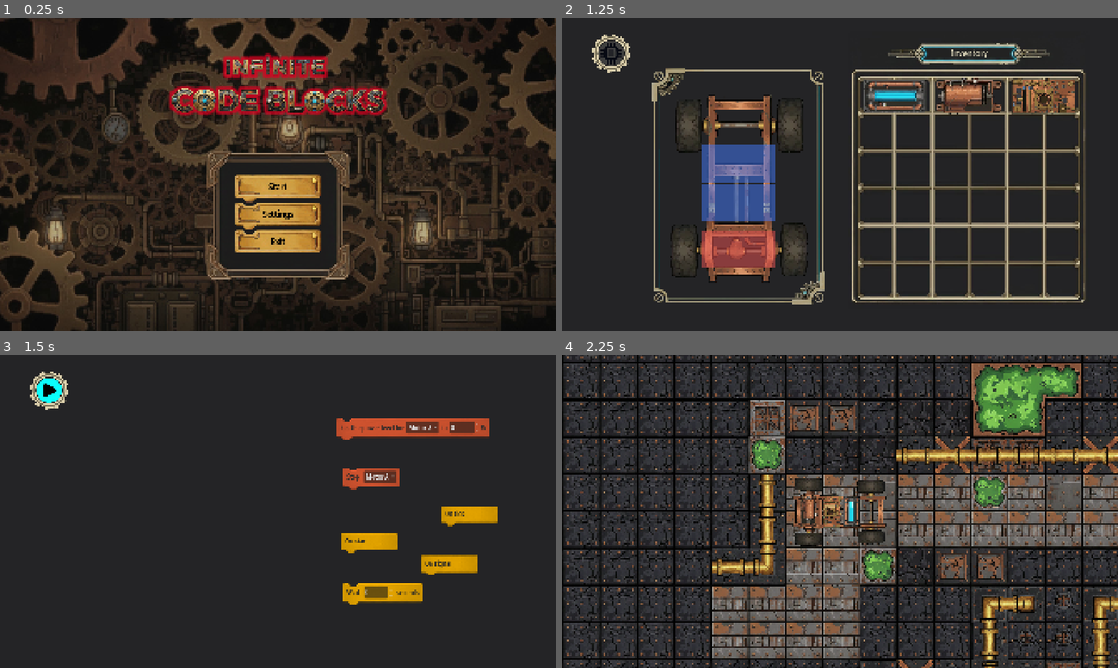
Above: before the commit, frames 1-4 (two rows, left to right).
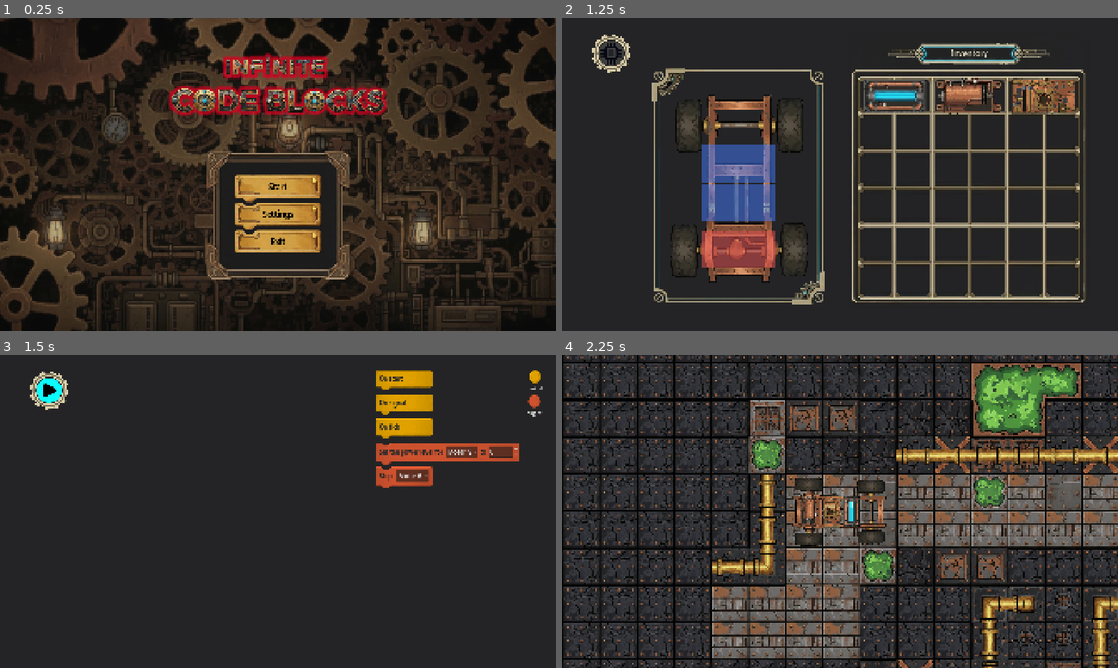
Above: after the commit, the same moments.

Repository: meerkat-io/cyberverse
Game: Godot game, scene res://scenes/Ui/game_menu.tscn
Same seed, same stepped clock (60 frames per second), same inputs: the game is played once before the commit and once after it.
Inputs (mouse positions are in pixels of both pictures, inside the frame that each line leads up to):
- Up to frame 1 (0.25 s): no input
- Up to frame 2 (1.25 s): click "Start" at 0.5 s
- Up to frame 3 (1.5 s): click (50, 389) at 1.25 s
- Up to frame 4 (2.25 s): click (612, 389) at 2 s

Frames 1-2 are identical in both runs. In frame 3, 8.0% of the frame differs, in the area x 60-98%, y 4-80%; in frame 4, nothing differs.

Commit message:
refactor blocks

Diff:
--- /dev/null
+++ b/code_blocks/scenes/blocks/category.tscn
@@ -0,0 +1,28 @@
+[gd_scene format=3 uid="uid://bbmf7mvsntti3"]
+
+[ext_resource type="Script" uid="uid://cgm8g20vtsfjd" path="res://code_blocks/scripts/category.gd" id="1_ad0tf"]
+[ext_resource type="Texture2D" uid="uid://bs3q3k8lgkx51" path="res://code_blocks/assets/level_1/category.png" id="1_egih1"]
+
+[node name="Category" type="Control" unique_id=274365342]
+custom_minimum_size = Vector2(50, 77)
+layout_mode = 3
+anchors_preset = 0
+script = ExtResource("1_ad0tf")
+metadata/_edit_horizontal_guides_ = [77.0]
+
+[node name="VBoxContainer" type="VBoxContainer" parent="." unique_id=904202091]
+layout_mode = 0
+offset_right = 40.0
+offset_bottom = 40.0
+
+[node name="TextureRect" type="TextureRect" parent="VBoxContainer" unique_id=1444636428]
+custom_minimum_size = Vector2(50, 50)
+layout_mode = 2
+size_flags_horizontal = 4
+size_flags_vertical = 4
+texture = ExtResource("1_egih1")
+
+[node name="Label" type="Label" parent="VBoxContainer" unique_id=1737744190]
+custom_minimum_size = Vector2(50, 0)
+layout_mode = 2
+size_flags_horizontal = 4
--- a/code_blocks/scenes/blocks/control/wait.tscn
+++ b/code_blocks/scenes/blocks/control/wait.tscn
@@ -1,12 +1,14 @@
-[gd_scene load_steps=2 format=3 uid="uid://dpbpdvr6smrh"]
+[gd_scene format=3 uid="uid://dpbpdvr6smrh"]
 
 [ext_resource type="PackedScene" uid="uid://b80j8ho2cx8ad" path="res://code_blocks/scenes/ui/statement_block.tscn" id="1_4vfj3"]
 
-[node name="Wait" type="Node2D"]
+[node name="Wait" type="MarginContainer" unique_id=332669901]
+offset_right = 200.0
+offset_bottom = 75.0
 
-[node name="StatementBlock" parent="." instance=ExtResource("1_4vfj3")]
+[node name="StatementBlock" parent="." unique_id=1746865113 instance=ExtResource("1_4vfj3")]
+layout_mode = 2
 display_template = "Wait  {secnods:int(min:0, max:999)} seconds"
 data_source = Dictionary[String, String]({
 "motor": "motor_list"
 })
-tint = Color(1, 0.7176471, 0, 1)
--- a/code_blocks/scenes/blocks/engine/set_power.tscn
+++ b/code_blocks/scenes/blocks/engine/set_power.tscn
@@ -1,12 +1,14 @@
-[gd_scene load_steps=2 format=3 uid="uid://74m1mwt8ys4k"]
+[gd_scene format=3 uid="uid://74m1mwt8ys4k"]
 
 [ext_resource type="PackedScene" uid="uid://b80j8ho2cx8ad" path="res://code_blocks/scenes/ui/statement_block.tscn" id="1_igsmc"]
 
-[node name="SetPower" type="Node2D"]
+[node name="SetPower" type="MarginContainer" unique_id=410852968]
+offset_right = 200.0
+offset_bottom = 75.0
 
-[node name="StatementBlock" parent="." instance=ExtResource("1_igsmc")]
+[node name="StatementBlock" parent="." unique_id=1003787696 instance=ExtResource("1_igsmc")]
+layout_mode = 2
 display_template = "Set the power level for {motor:list} to {power:int(min:0, max:100)}%"
 data_source = Dictionary[String, String]({
 "motor": "motor_list"
 })
-tint = Color(0.9137255, 0.3647059, 0.20784314, 1)
--- a/code_blocks/scenes/blocks/engine/stop_motor.tscn
+++ b/code_blocks/scenes/blocks/engine/stop_motor.tscn
@@ -1,12 +1,14 @@
-[gd_scene load_steps=2 format=3 uid="uid://br4ecxlwwavx4"]
+[gd_scene format=3 uid="uid://br4ecxlwwavx4"]
 
 [ext_resource type="PackedScene" uid="uid://b80j8ho2cx8ad" path="res://code_blocks/scenes/ui/statement_block.tscn" id="1_3xt12"]
 
-[node name="StopMotor" type="Node2D"]
+[node name="StopMotor" type="MarginContainer" unique_id=1233118595]
+offset_right = 200.0
+offset_bottom = 75.0
 
-[node name="StatementBlock" parent="." instance=ExtResource("1_3xt12")]
+[node name="StatementBlock" parent="." unique_id=1708261477 instance=ExtResource("1_3xt12")]
+layout_mode = 2
 display_template = "Stop  {motor:list}"
 data_source = Dictionary[String, String]({
 "motor": "motor_list"
 })
-tint = Color(0.9137255, 0.3647059, 0.20784314, 1)
--- a/code_blocks/scenes/blocks/entry/on_signal.tscn
+++ b/code_blocks/scenes/blocks/entry/on_signal.tscn
@@ -1,9 +1,12 @@
-[gd_scene load_steps=2 format=3 uid="uid://celnrbbcky4r4"]
+[gd_scene format=3 uid="uid://celnrbbcky4r4"]
 
 [ext_resource type="PackedScene" uid="uid://bcujl2yb3y5s2" path="res://code_blocks/scenes/ui/entry_block.tscn" id="1_y3rp1"]
 
-[node name="OnSignal" type="Node2D"]
+[node name="OnSignal" type="MarginContainer" unique_id=1878263891]
+offset_right = 200.0
+offset_bottom = 75.0
 
-[node name="EntryBlock" parent="." instance=ExtResource("1_y3rp1")]
+[node name="EntryBlock" parent="." unique_id=2121774069 instance=ExtResource("1_y3rp1")]
+layout_mode = 2
 display_template = "On signal"
-tint = Color(1, 0.7176471, 0, 1)
+category = 1
--- a/code_blocks/scenes/blocks/entry/on_start.tscn
+++ b/code_blocks/scenes/blocks/entry/on_start.tscn
@@ -1,9 +1,12 @@
-[gd_scene load_steps=2 format=3 uid="uid://b2dqfop8e5srx"]
+[gd_scene format=3 uid="uid://b2dqfop8e5srx"]
 
 [ext_resource type="PackedScene" uid="uid://bcujl2yb3y5s2" path="res://code_blocks/scenes/ui/entry_block.tscn" id="1_xc55t"]
 
-[node name="OnStart" type="Node2D"]
+[node name="OnStart" type="MarginContainer" unique_id=1797290675]
+offset_right = 200.0
+offset_bottom = 75.0
 
-[node name="EntryBlock" parent="." instance=ExtResource("1_xc55t")]
+[node name="EntryBlock" parent="." unique_id=170612492 instance=ExtResource("1_xc55t")]
+layout_mode = 2
 display_template = "On start"
-tint = Color(1, 0.7176471, 0, 1)
+category = 1
--- a/code_blocks/scenes/blocks/entry/on_tick.tscn
+++ b/code_blocks/scenes/blocks/entry/on_tick.tscn
@@ -1,9 +1,12 @@
-[gd_scene load_steps=2 format=3 uid="uid://das1ki506slc4"]
+[gd_scene format=3 uid="uid://das1ki506slc4"]
 
 [ext_resource type="PackedScene" uid="uid://bcujl2yb3y5s2" path="res://code_blocks/scenes/ui/entry_block.tscn" id="1_rwvt4"]
 
-[node name="OnTick" type="Node2D"]
+[node name="OnTick" type="MarginContainer" unique_id=803874423]
+offset_right = 200.0
+offset_bottom = 75.0
 
-[node name="EntryBlock" parent="." instance=ExtResource("1_rwvt4")]
+[node name="EntryBlock" parent="." unique_id=1343893897 instance=ExtResource("1_rwvt4")]
+layout_mode = 2
 display_template = "On tick"
-tint = Color(1, 0.7176471, 0, 1)
+category = 1
--- a/code_blocks/scenes/ui/entry_block.tscn
+++ b/code_blocks/scenes/ui/entry_block.tscn
@@ -1,21 +1,28 @@
-[gd_scene load_steps=5 format=3 uid="uid://bcujl2yb3y5s2"]
+[gd_scene format=3 uid="uid://bcujl2yb3y5s2"]
 
 [ext_resource type="Script" uid="uid://d3ls2jwcyonj3" path="res://code_blocks/scripts/entry_block.gd" id="1_d4eu2"]
 [ext_resource type="Texture2D" uid="uid://b1y2d1k651aft" path="res://code_blocks/assets/level_1/entry.png" id="1_fj0l0"]
 [ext_resource type="Script" uid="uid://b18dc42t08hni" path="res://code_blocks/scripts/block_content.gd" id="2_dqlbh"]
 [ext_resource type="Script" uid="uid://cerv457v0np84" path="res://code_blocks/scripts/drag_drop_area.gd" id="3_8hun0"]
 
-[node name="EntryBlock" type="MarginContainer"]
+[node name="EntryBlock" type="Control" unique_id=759457477]
+custom_minimum_size = Vector2(200, 75)
+layout_mode = 3
+anchors_preset = 0
+offset_right = 200.0
+offset_bottom = 75.0
 script = ExtResource("1_d4eu2")
 
-[node name="VBoxContainer" type="VBoxContainer" parent="."]
-layout_mode = 2
+[node name="VBoxContainer" type="VBoxContainer" parent="." unique_id=1866636483]
+layout_mode = 0
+offset_right = 200.0
+offset_bottom = 75.0
 theme_override_constants/separation = -15
 
-[node name="MarginContainer" type="MarginContainer" parent="VBoxContainer"]
+[node name="MarginContainer" type="MarginContainer" parent="VBoxContainer" unique_id=62532662]
 layout_mode = 2
 
-[node name="Background" type="NinePatchRect" parent="VBoxContainer/MarginContainer"]
+[node name="Background" type="NinePatchRect" parent="VBoxContainer/MarginContainer" unique_id=744692918]
 custom_minimum_size = Vector2(200, 75)
 layout_mode = 2
 texture = ExtResource("1_fj0l0")
@@ -25,22 +32,22 @@
 patch_margin_right = 7
 patch_margin_bottom = 16
 
-[node name="MarginContainer" type="MarginContainer" parent="VBoxContainer/MarginContainer"]
+[node name="MarginContainer" type="MarginContainer" parent="VBoxContainer/MarginContainer" unique_id=711147858]
 layout_mode = 2
 theme_override_constants/margin_left = 15
 theme_override_constants/margin_top = 15
 theme_override_constants/margin_right = 15
 theme_override_constants/margin_bottom = 25
 
-[node name="Content" type="HBoxContainer" parent="VBoxContainer/MarginContainer/MarginContainer"]
+[node name="Content" type="HBoxContainer" parent="VBoxContainer/MarginContainer/MarginContainer" unique_id=1052968607]
 layout_mode = 2
 script = ExtResource("2_dqlbh")
 
-[node name="DragDropArea" type="Control" parent="VBoxContainer/MarginContainer"]
+[node name="DragDropArea" type="Control" parent="VBoxContainer/MarginContainer" unique_id=1308047380]
 layout_mode = 2
 mouse_filter = 1
 mouse_default_cursor_shape = 2
 script = ExtResource("3_8hun0")
 
-[node name="SnapPoint" type="Control" parent="VBoxContainer" groups=["snap_point"]]
+[node name="SnapPoint" type="Control" parent="VBoxContainer" unique_id=1593548481 groups=["snap_point"]]
 layout_mode = 2
--- a/code_blocks/scenes/ui/statement_block.tscn
+++ b/code_blocks/scenes/ui/statement_block.tscn
@@ -7,18 +7,24 @@
 
 [sub_resource type="Theme" id="Theme_lb7dq"]
 
-[node name="StatementBlock" type="MarginContainer"]
+[node name="StatementBlock" type="Control" unique_id=673532588]
 custom_minimum_size = Vector2(200, 75)
+layout_mode = 3
+anchors_preset = 0
+offset_right = 200.0
+offset_bottom = 75.0
 script = ExtResource("1_f8fnt")
 
-[node name="VBoxContainer" type="VBoxContainer" parent="."]
-layout_mode = 2
+[node name="VBoxContainer" type="VBoxContainer" parent="." unique_id=1722034403]
+layout_mode = 0
+offset_right = 200.0
+offset_bottom = 75.0
 theme_override_constants/separation = -15
 
-[node name="MarginContainer" type="MarginContainer" parent="VBoxContainer"]
+[node name="MarginContainer" type="MarginContainer" parent="VBoxContainer" unique_id=1833534833]
 layout_mode = 2
 
-[node name="Background" type="NinePatchRect" parent="VBoxContainer/MarginContainer"]
+[node name="Background" type="NinePatchRect" parent="VBoxContainer/MarginContainer" unique_id=1505972961]
 custom_minimum_size = Vector2(200, 75)
 layout_mode = 2
 theme = SubResource("Theme_lb7dq")
@@ -29,22 +35,22 @@
 patch_margin_right = 7
 patch_margin_bottom = 16
 
-[node name="MarginContainer" type="MarginContainer" parent="VBoxContainer/MarginContainer"]
+[node name="MarginContainer" type="MarginContainer" parent="VBoxContainer/MarginContainer" unique_id=781082565]
 layout_mode = 2
 theme_override_constants/margin_left = 15
 theme_override_constants/margin_top = 15
 theme_override_constants/margin_right = 15
 theme_override_constants/margin_bottom = 25
 
-[node name="Content" type="HBoxContainer" parent="VBoxContainer/MarginContainer/MarginContainer"]
+[node name="Content" type="HBoxContainer" parent="VBoxContainer/MarginContainer/MarginContainer" unique_id=1301789714]
 layout_mode = 2
 script = ExtResource("3_osej1")
 
-[node name="DragDropArea" type="Control" parent="VBoxContainer/MarginContainer"]
+[node name="DragDropArea" type="Control" parent="VBoxContainer/MarginContainer" unique_id=1645086412]
 layout_mode = 2
 mouse_filter = 1
 mouse_default_cursor_shape = 2
 script = ExtResource("4_jv1l6")
 
-[node name="SnapPoint" type="Control" parent="VBoxContainer" groups=["snap_point"]]
+[node name="SnapPoint" type="Control" parent="VBoxContainer" unique_id=455297456 groups=["snap_point"]]
 layout_mode = 2
--- a/code_blocks/scripts/base_block.gd
+++ b/code_blocks/scripts/base_block.gd
@@ -1,13 +1,15 @@
 class_name BaseBlock
-extends Node
+extends Control
+
+@export var scene_path: String
 
 @export var display_template: String
 
-@export var code_template: String
+@export var asm_code: String
 
 @export var data_source: Dictionary[String, String]
 
-@export var tint: Color = Color("#FFFFFF")
+@export var category: Blocks.Category
 
 @onready var _content: BlockContent = $VBoxContainer/MarginContainer/MarginContainer/Content
 
@@ -29,10 +31,19 @@
 	_regex = RegEx.new()
 	_regex.compile(BLOCK_ELEMENT_PATTERN)
 
+func _get_drag_data(at_position: Vector2) -> Variant:
+	var preview = duplicate()
+	preview.modulate.a = 0.6
+	set_drag_preview(preview)
+
+	return {
+		"scene_path": scene_path
+	}
+
 func _ready() -> void:
 	var elements = _parse_display_template(display_template)
 	_content.build_block(elements)
-	_background.modulate = tint
+	_background.modulate = Blocks.get_tint(category)
 
 func _parse_display_template(p_template: String) -> Array[BlockElement]:
 	var elements: Array[BlockElement] = []
--- a/code_blocks/scripts/block_element.gd
+++ b/code_blocks/scripts/block_element.gd
@@ -1,5 +1,4 @@
 class_name BlockElement
-extends RefCounted
 
 enum ParamType { BOOL, INT, FLOAT, STRING, LIST }
 
--- /dev/null
+++ b/code_blocks/scripts/blocks.gd
@@ -0,0 +1,112 @@
+class_name Blocks
+
+enum Category {
+	ENGINE,
+	CONTROL
+}
+
+enum BlockType {
+	SET_POWER,
+	STOP_MOTOR,
+
+	ON_START,
+	ON_SIGNAL,
+	ON_TICK
+}
+
+const TINTS := {
+	Category.CONTROL: Color("#ffb700"),
+	Category.ENGINE: Color("#e95d35")
+}
+
+static var _all_blocks: Array[BlockData] = [
+	BlockData.new(
+		"Set Power",
+		BlockType.SET_POWER,
+		Category.ENGINE,
+		"res://code_blocks/scenes/blocks/engine/set_power.tscn"
+	),
+	BlockData.new(
+		"Stop Motor",
+		BlockType.STOP_MOTOR,
+		Category.ENGINE,
+		"res://code_blocks/scenes/blocks/engine/stop_motor.tscn"
+	),
+	BlockData.new(
+		"On Start",
+		BlockType.ON_START,
+		Category.CONTROL,
+		"res://code_blocks/scenes/blocks/entry/on_start.tscn"
+	),
+	BlockData.new(
+		"On Signal",
+		BlockType.ON_SIGNAL,
+		Category.CONTROL,
+		"res://code_blocks/scenes/blocks/entry/on_signal.tscn"
+	),
+	BlockData.new(
+		"On Tick",
+		BlockType.ON_TICK,
+		Category.CONTROL,
+		"res://code_blocks/scenes/blocks/entry/on_tick.tscn"
+	)
+]
+
+static func get_tint(category: Blocks.Category) -> Color:
+	return TINTS.get(category, Color("#FFFFFF"))
+
+
+static func get_category_name(category: Blocks.Category) -> String:
+	return Category.find_key(category).to_lower()
+
+static func get_categorized_blocks(enabled_categories: Array[Blocks.Category], enabed_types: Array[BlockType]) -> Array[CategoryData]:
+	var result: Array[CategoryData] = []
+	for category in enabled_categories:
+		var category_data := CategoryData.new()
+		category_data.category = category
+		category_data.blocks = []
+		for block in _all_blocks:
+			if block.category == category:
+				category_data.blocks.append(block)
+		if not category_data.blocks.is_empty():
+			result.append(category_data)
+
+	for block_type in enabed_types:
+		var block_to_add: BlockData
+		for block in _all_blocks:
+			if block.type == block_type:
+				block_to_add = block
+				break
+		if not block_to_add:
+			continue
+
+		var category_found := false
+		for category_data in result:
+			if category_data.category == block_to_add.category:
+				if not category_data.blocks.has(block_to_add):
+					category_data.blocks.append(block_to_add)
+				category_found = true
+				break
+		if not category_found:
+			var category_data := CategoryData.new()
+			category_data.category = block_to_add.category
+			category_data.blocks = [block_to_add]
+			result.append(category_data)
+
+	return result
+
+class BlockData extends RefCounted:
+	var name: String
+	var type: BlockType
+	var category: Blocks.Category
+	var scene_path: String
+
+	func _init(name: String, type: BlockType, category: Blocks.Category, scene_path: String) -> void:
+		self.name = name
+		self.type = type
+		self.category = category
+		self.scene_path = scene_path
+
+class CategoryData extends RefCounted:
+	var category: Category
+	var blocks: Array[BlockData]
--- /dev/null
+++ b/code_blocks/scripts/category.gd
@@ -0,0 +1,13 @@
+extends Control
+
+@onready var texture: TextureRect = $VBoxContainer/TextureRect
+@onready var category_label: Label = $VBoxContainer/Label
+
+var _category: Blocks.Category
+
+func _ready() -> void:
+	texture.modulate = Blocks.get_tint(_category)
+	category_label.text = Blocks.get_category_name(_category)
+
+func set_category(category: Blocks.Category) -> void:
+	_category = category
--- a/scenes/Ui/programming.tscn
+++ b/scenes/Ui/programming.tscn
@@ -1,12 +1,6 @@
-[gd_scene load_steps=13 format=3 uid="uid://c7agu8kbmi7fq"]
+[gd_scene format=3 uid="uid://c7agu8kbmi7fq"]
 
 [ext_resource type="Script" uid="uid://c65io6ndnx8g8" path="res://scripts/ui/programming.gd" id="1_8t1j7"]
-[ext_resource type="PackedScene" uid="uid://74m1mwt8ys4k" path="res://code_blocks/scenes/blocks/engine/set_power.tscn" id="2_n3qnv"]
-[ext_resource type="PackedScene" uid="uid://br4ecxlwwavx4" path="res://code_blocks/scenes/blocks/engine/stop_motor.tscn" id="3_nbl5n"]
-[ext_resource type="PackedScene" uid="uid://b2dqfop8e5srx" path="res://code_blocks/scenes/blocks/entry/on_start.tscn" id="4_33wpo"]
-[ext_resource type="PackedScene" uid="uid://das1ki506slc4" path="res://code_blocks/scenes/blocks/entry/on_tick.tscn" id="5_al63l"]
-[ext_resource type="PackedScene" uid="uid://dpbpdvr6smrh" path="res://code_blocks/scenes/blocks/control/wait.tscn" id="6_bynt6"]
-[ext_resource type="PackedScene" uid="uid://celnrbbcky4r4" path="res://code_blocks/scenes/blocks/entry/on_signal.tscn" id="6_n3qnv"]
 [ext_resource type="Texture2D" uid="uid://cvlu6lggtp51y" path="res://assets/sprites/ui/start_button_normal.png" id="8_al63l"]
 [ext_resource type="Texture2D" uid="uid://b7q42vhndlxox" path="res://assets/sprites/ui/start_button_activate.png" id="9_bynt6"]
 
@@ -19,38 +13,55 @@
 [sub_resource type="StyleBoxTexture" id="StyleBoxTexture_o22id"]
 texture = ExtResource("9_bynt6")
 
-[node name="Programming" type="Control"]
+[node name="Programming" type="Control" unique_id=22666622]
 layout_mode = 3
 anchors_preset = 0
 mouse_filter = 2
 script = ExtResource("1_8t1j7")
+enabled_categories = Array[int]([1])
+enabled_types = Array[int]([0, 1])
 
-[node name="Background" type="ColorRect" parent="."]
+[node name="Background" type="ColorRect" parent="." unique_id=282769472]
 custom_minimum_size = Vector2(1920, 1080)
 layout_mode = 0
 offset_right = 40.0
 offset_bottom = 40.0
 color = Color(0.14117648, 0.14117648, 0.14901961, 1)
 
-[node name="SetPower" parent="." instance=ExtResource("2_n3qnv")]
-position = Vector2(1161, 215)
+[node name="MarginContainer" type="MarginContainer" parent="." unique_id=183844211]
+custom_minimum_size = Vector2(1920, 1080)
+layout_mode = 1
+offset_right = 1920.0
+offset_bottom = 1080.0
+theme_override_constants/margin_left = 50
+theme_override_constants/margin_top = 50
+theme_override_constants/margin_right = 50
+theme_override_constants/margin_bottom = 50
 
-[node name="StopMotor" parent="." instance=ExtResource("3_nbl5n")]
-position = Vector2(1183, 384)
+[node name="HBoxContainer" type="HBoxContainer" parent="MarginContainer" unique_id=1802003881]
+layout_mode = 2
+theme_override_constants/separation = 24
 
-[node name="OnStart" parent="." instance=ExtResource("4_33wpo")]
-position = Vector2(1176, 611)
+[node name="MarginContainer" type="MarginContainer" parent="MarginContainer/HBoxContainer" unique_id=1180954430]
+layout_mode = 2
+size_flags_horizontal = 3
+size_flags_stretch_ratio = 10.0
 
-[node name="OnTick" parent="." instance=ExtResource("5_al63l")]
-position = Vector2(1521, 516)
+[node name="BlocksContainer" type="VBoxContainer" parent="MarginContainer/HBoxContainer" unique_id=382472245]
+clip_contents = true
+custom_minimum_size = Vector2(500, 0)
+layout_mode = 2
+size_flags_horizontal = 8
+size_flags_stretch_ratio = 4.0
+theme_override_constants/separation = 8
 
-[node name="Wait" parent="." instance=ExtResource("6_bynt6")]
-position = Vector2(1183, 784)
+[node name="CategoriesContainer" type="VBoxContainer" parent="MarginContainer/HBoxContainer" unique_id=362750459]
+custom_minimum_size = Vector2(50, 0)
+layout_mode = 2
+size_flags_horizontal = 8
+theme_override_constants/separation = 8
 
-[node name="OnSignal" parent="." instance=ExtResource("6_n3qnv")]
-position = Vector2(1452, 688)
-
-[node name="StartButton" type="Button" parent="."]
+[node name="StartButton" type="Button" parent="." unique_id=262849337]
 custom_minimum_size = Vector2(150, 150)
 layout_mode = 0
 offset_left = 94.0
--- a/scripts/ui/programming.gd
+++ b/scripts/ui/programming.gd
@@ -1,15 +1,45 @@
 class_name Programming
 extends Control
 
+@export var enabled_categories: Array[Blocks.Category] = []
+@export var enabled_types: Array[Blocks.BlockType] = []
+
 @onready var start_button: Button = $StartButton
+
+@onready var code_blocks_container: Control = $MarginContainer/HBoxContainer/MarginContainer
+# NOTE: The paths below assume a more standard UI layout.
+# You may need to adjust your scene tree to match.
+@onready var code_blocks_list: VBoxContainer = $MarginContainer/HBoxContainer/BlocksContainer
+@onready var categories_list: VBoxContainer = $MarginContainer/HBoxContainer/CategoriesContainer
+
+const CATEGORY_SCENE_PATH := "res://code_blocks/scenes/blocks/category.tscn"
+
+var _category_data_list: Array[Blocks.CategoryData]
 
 func _ready() -> void:
 	start_button.pressed.connect(_on_start_button_pressed)
 
+	_category_data_list = Blocks.get_categorized_blocks(enabled_categories, enabled_types)
+	for category_data in _category_data_list:
+		var category_scene = load(CATEGORY_SCENE_PATH)
+		var category_instance = category_scene.instantiate()
+		category_instance.set_category(category_data.category)
+		categories_list.add_child(category_instance)
+		for block_data in category_data.blocks:
+			var block_scene = load(block_data.scene_path)
+			var block_instance = block_scene.instantiate()
+			code_blocks_list.add_child(block_instance)
+
+	code_blocks_list.queue_sort()
+
+func _can_drop_data(at_position: Vector2, data: Variant) -> bool:
+	return data is Dictionary and data.has("scene_path") and code_blocks_container.get_global_rect().has_point(at_position)
+
+func _drop_data(at_position: Vector2, data: Variant) -> void:
+	var block_scene = load(data.scene_path)
+	var block_instance = block_scene.instantiate() as BaseBlock
+	code_blocks_container.add_child(block_instance)
+	block_instance.position = code_blocks_container.to_local(at_position) - block_instance.size / 2.0
+
 func _on_start_button_pressed() -> void:
 	get_tree().change_scene_to_file("res://game/map/test_map.tscn")
-
-#	var test_data = {
-#		"Engine": {"Set Power": "res://code_blocks/scenes/blocks/engine/set_power.tscn"},
-#		"Control": {"On Start": "res://code_blocks/scenes/blocks/entry/on_start.tscn"}
-#	}
Binary file added: code_blocks/assets/level_1/category.png
Not shown, added: code_blocks/assets/level_1/category.png.import
Not shown: 1 places in code_blocks/scenes/ui/statement_block.tscn that only renumber resources
Not shown, added: code_blocks/scripts/blocks.gd.uid
Not shown, added: code_blocks/scripts/category.gd.uid
